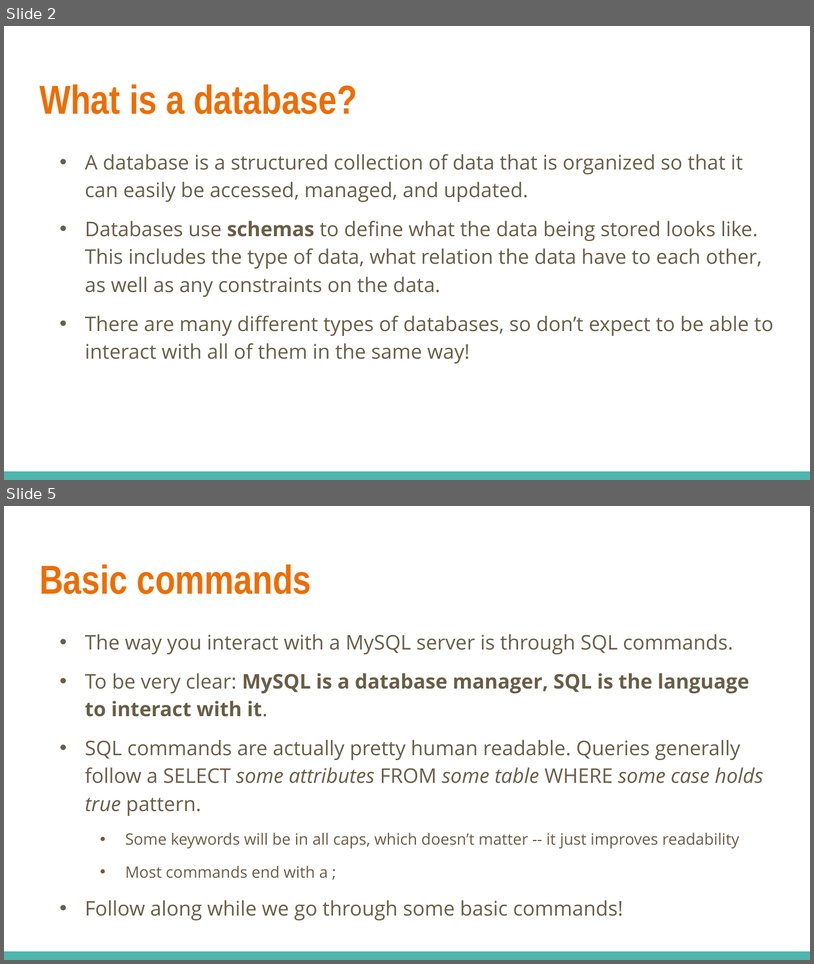
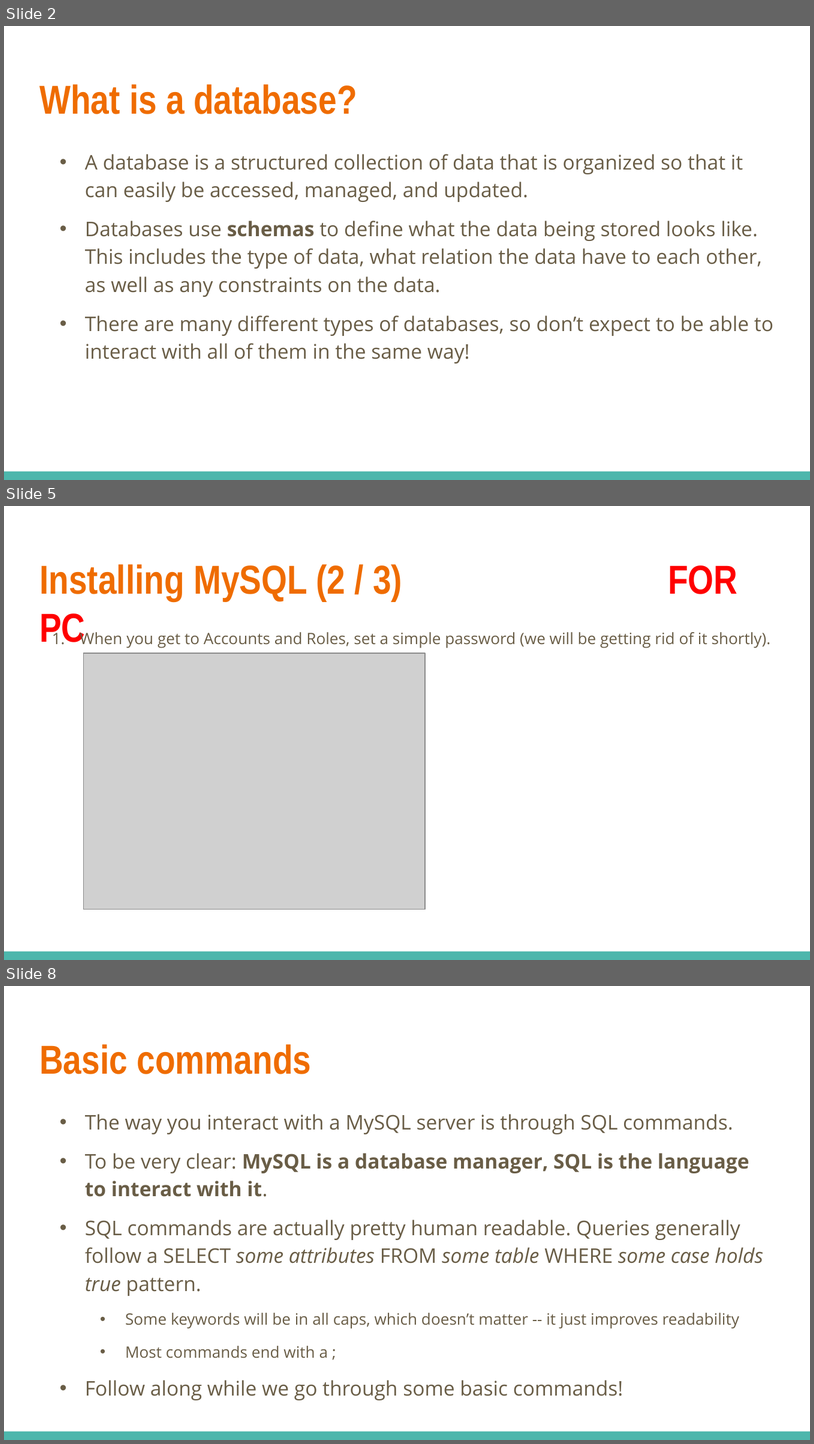
Before and after one commit to linkedin/high-school-trainee, a slide deck: Week_5/Lectures/5.1_MySQL.pptx. Shown one above the other, each under a label of ours: slides 2 and 5 before the commit, slides 2, 5 and 8 after it; the slides between them are not shown. The pictures are 814x964 and 814x1444 pixels, drawn with LibreOffice and Linux fonts; fonts in the diff are those of the drawing; grey boxes stand for pictures. Boxes give left, top, right and bottom in pixels: in the first picture for what was removed or moved away, otherwise in the second. Text is boxed around its words. In the diff, an @@ line names an element or a change of style, - is before the commit and + after.

```diff
--- a/Week_5/Lectures/5.1_MySQL.pptx
+++ b/Week_5/Lectures/5.1_MySQL.pptx
@@ slide 5 added at [4,506,810,960], background #FFFFFF; not listed: 1 template element that a slide beside it also shows @@
@@ title added at [39,564,738,601], 36 pt, text #EF6C00, bold @@
+Installing MySQL (2 / 3) FOR PC
@@ text added at [80,632,771,648], 14 pt, text #695D46 @@
+1. When you get to Accounts and Roles, set a simple password (we will be getting rid of it shortly).
@@ picture added at [83,653,425,909] @@
@@ what was slide 5 is now slide 8 @@
```
Also in this commit, not shown: 2 slides changed, 2 other slides added, 5 other files.
